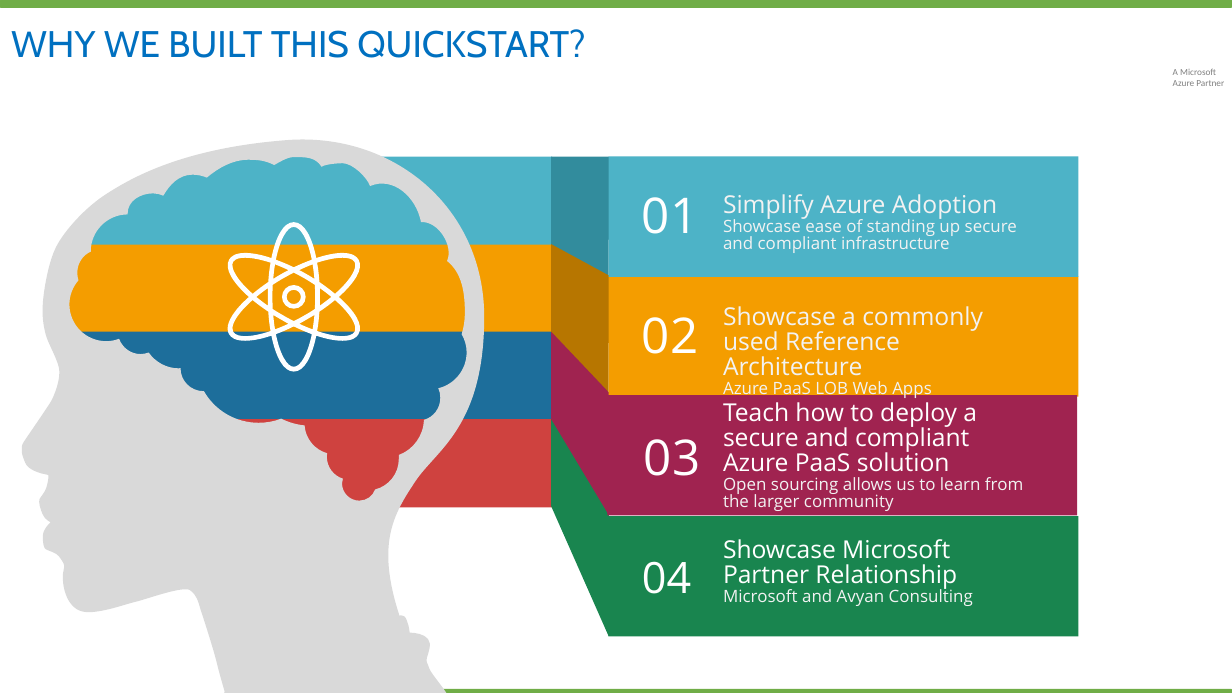
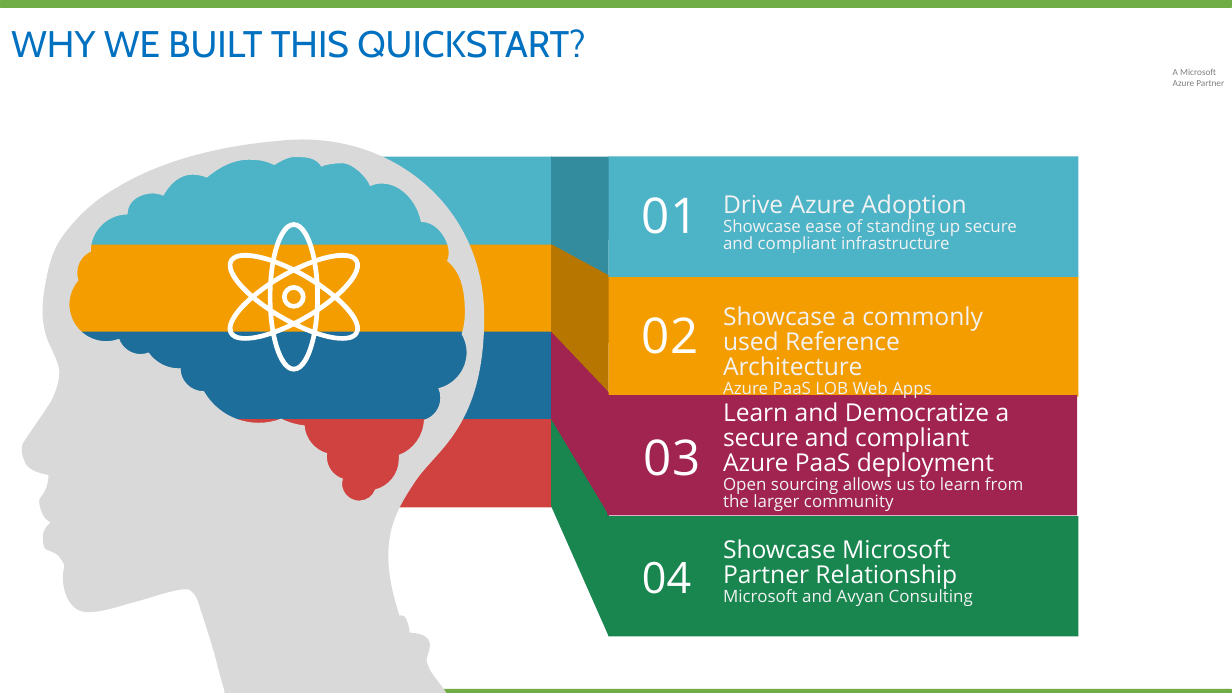
Before and after one commit to Cloudneeti/pci-paas-webapp-ase-sqldb-appgateway-keyvault-oms, a slide deck: slide 4 of documents/Azure_PCI_PaaS_Management_Reference_Architecture.pptx (slide 3 before the commit). Drawn at 1232x693 pixels with LibreOffice and Linux fonts; fonts in the diff are those of the drawing; background and template pictures are left out. Boxes give left, top, right and bottom in pixels: in the first picture for what was removed or moved away, otherwise in the second. Text is boxed around its words. In the diff, an @@ line names an element or a change of style, - is before the commit and + after.

```diff
--- a/documents/Azure_PCI_PaaS_Management_Reference_Architecture.pptx
+++ b/documents/Azure_PCI_PaaS_Management_Reference_Architecture.pptx
@@ text at <box>723,194,966,219</box>: text changed @@
-Simplify Azure Adoption
+Drive Azure Adoption
@@ text at <box>723,402,1010,477</box>: text changed @@
-Teach how to deploy a secure and compliant Azure PaaS solution
+Learn and Democratize a secure and compliant Azure PaaS deployment
```
Also in this commit, not shown: 2 other slides changed, 2 slides added, 1 slide removed, 1 other file.
